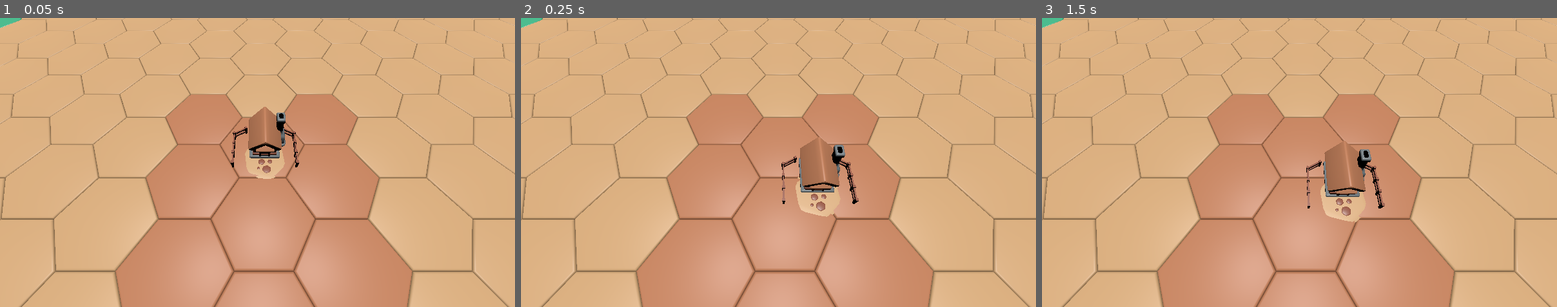
Above: before the commit, frames 1-3 (left to right).
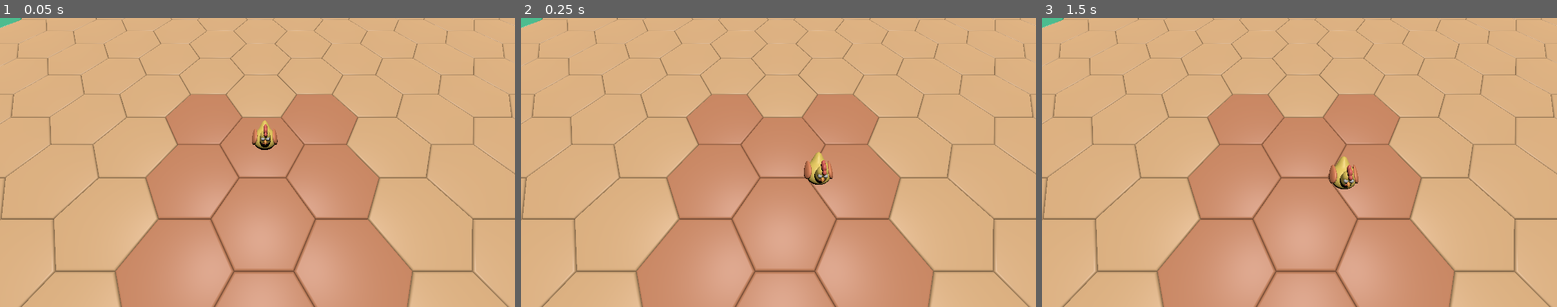
Above: after the commit, the same moments.

Repository: Abdulla-binissa/Crowdcrow
Game: Godot game, scene res://scenes/main.tscn
Same seed, same stepped clock (60 frames per second), same inputs: the game is played once before the commit and once after it. The project has no main scene, so this scene is started directly.
Inputs (mouse positions are in pixels of both pictures, inside the frame that each line leads up to):
- Up to frame 1 (0.05 s): no input
- Up to frame 2 (0.25 s): no input
- Up to frame 3 (1.5 s): move the mouse to (1412, 148) at 0.52 s; click (1412, 148) at 0.67 s; tap Enter at 1.25 s; move the mouse to (1196, 176) at 1.27 s; click (1196, 176) at 1.42 s

The runs differ from the first frame. In frame 1, 1.7% of the frame differs, in the area x 44-59%, y 30-56%; in frame 2, 2.0%; in frame 3, 2.0%, in the area x 51-67%, y 42-71%.

Commit message:
Add chicken model
- Replaced placeholder model with chicken model

Diff:
--- a/scenes/units/chicken.tscn
+++ b/scenes/units/chicken.tscn
@@ -1,9 +1,9 @@
 [gd_scene load_steps=3 format=3 uid="uid://b0lva5whgbj56"]
 
 [ext_resource type="Script" path="res://scripts/units/chicken.gd" id="1_plh7c"]
-[ext_resource type="PackedScene" uid="uid://bj6wushvclcgw" path="res://assets/models/units/placeholder.glb" id="1_qi4aj"]
+[ext_resource type="PackedScene" uid="uid://chhy1h58y3d58" path="res://assets/models/units/chicken-joined.glb" id="2_j2auq"]
 
 [node name="Chicken" type="Node3D"]
 script = ExtResource("1_plh7c")
 
-[node name="placeholder" parent="." instance=ExtResource("1_qi4aj")]
+[node name="ChickenModel" parent="." instance=ExtResource("2_j2auq")]
Binary file added: assets/models/units/chicken-joined.glb
Not shown, added: assets/models/units/chicken-joined.glb.import
Binary file added: assets/models/units/chicken-joined_eyes Base Color.png
Not shown, added: assets/models/units/chicken-joined_eyes Base Color.png.import
